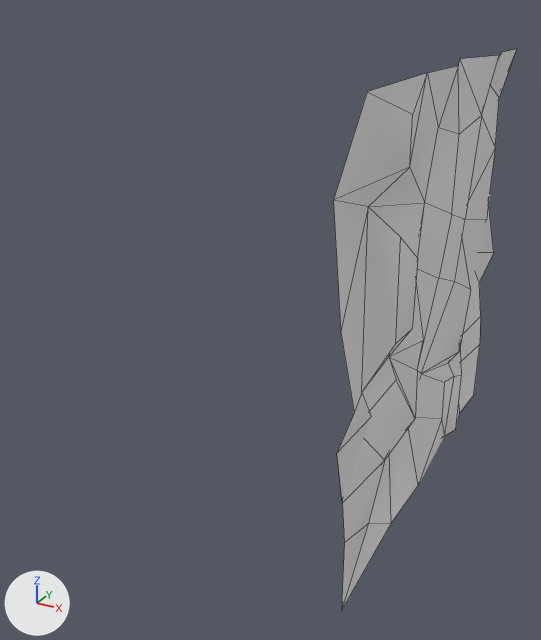
The OBJ model Resources/Cliff/Cliff.obj as it was, and as the next commit left it.
Rendered twice from a 50 mm lens placed at (120.0, -392.0, 284.0), pointed at (-85.0, -20.0, 98.0). Arrows for +X, +Y and +Z are at lower left; the lights stay in place. Mesh edges are drawn as thin lines. Where no turn or scale is listed for an object, it has been applied to the vertices.

Script lines for the objects in view, before the commit:
```python
me_rock = bpy.data.meshes.new('Rock')
me_rock.from_pydata(...)  # 72 vertices, 73 faces; spans x -1.0..17.0, y -125.0..125.0, z 0.0..250.0
me_rock.materials.append(mat_rock)  # its picture is missing
ob_rock = bpy.data.objects.new('Rock', me_rock)
ob_rock.location = (0.0, 0.0, 0.0)
```
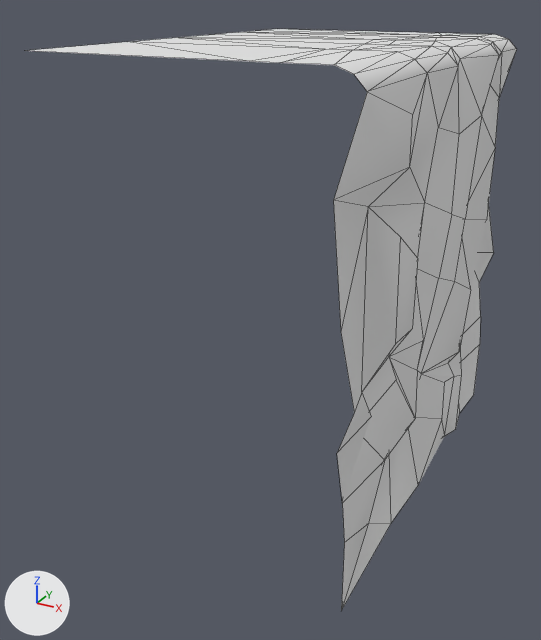
Location of each change, [x1, y1, x2, y2] in pixels of the pictures (541 x 640 px):
'Rock', reshaped (166% wider): before [333, 49, 517, 611]; after [26, 29, 517, 611]
part 1 of me_rock, built on: before [491, 49, 517, 97]; after [26, 29, 517, 97]

The change in detail:
me_rock is used by ob_rock; location (0.0, 0.0, 0.0).
me_rock had 72 vertices, 73 faces and spanned x -1.0..17.0, y -125.0..125.0, z 0.0..250.0.
me_rock now has 107 vertices, 134 faces and spans x -162.0..17.0, y -125.0..130.0, z 0.0..258.0.
Part 1, on me_rock:
1 face is deleted.
28 vertices are added at x -162.0..10.0, y -124.0..130.0, z 256.0..258.0.
7 new vertices lie (14.0, 0.0, 0.0) away from vertices in x -50.0..-37.0, y -120.0..130.0, z 258.0.
62 new faces join them.
